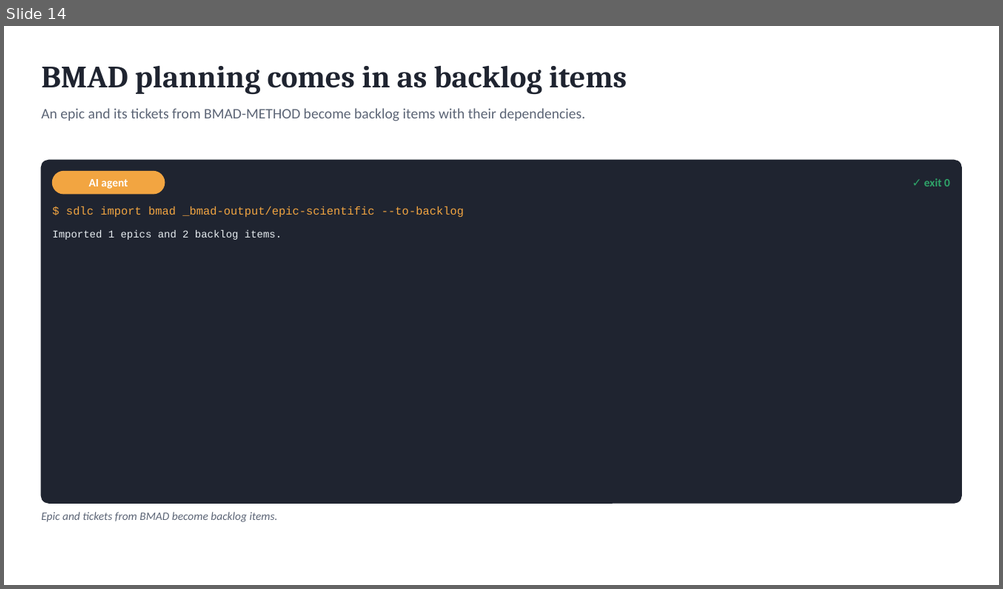
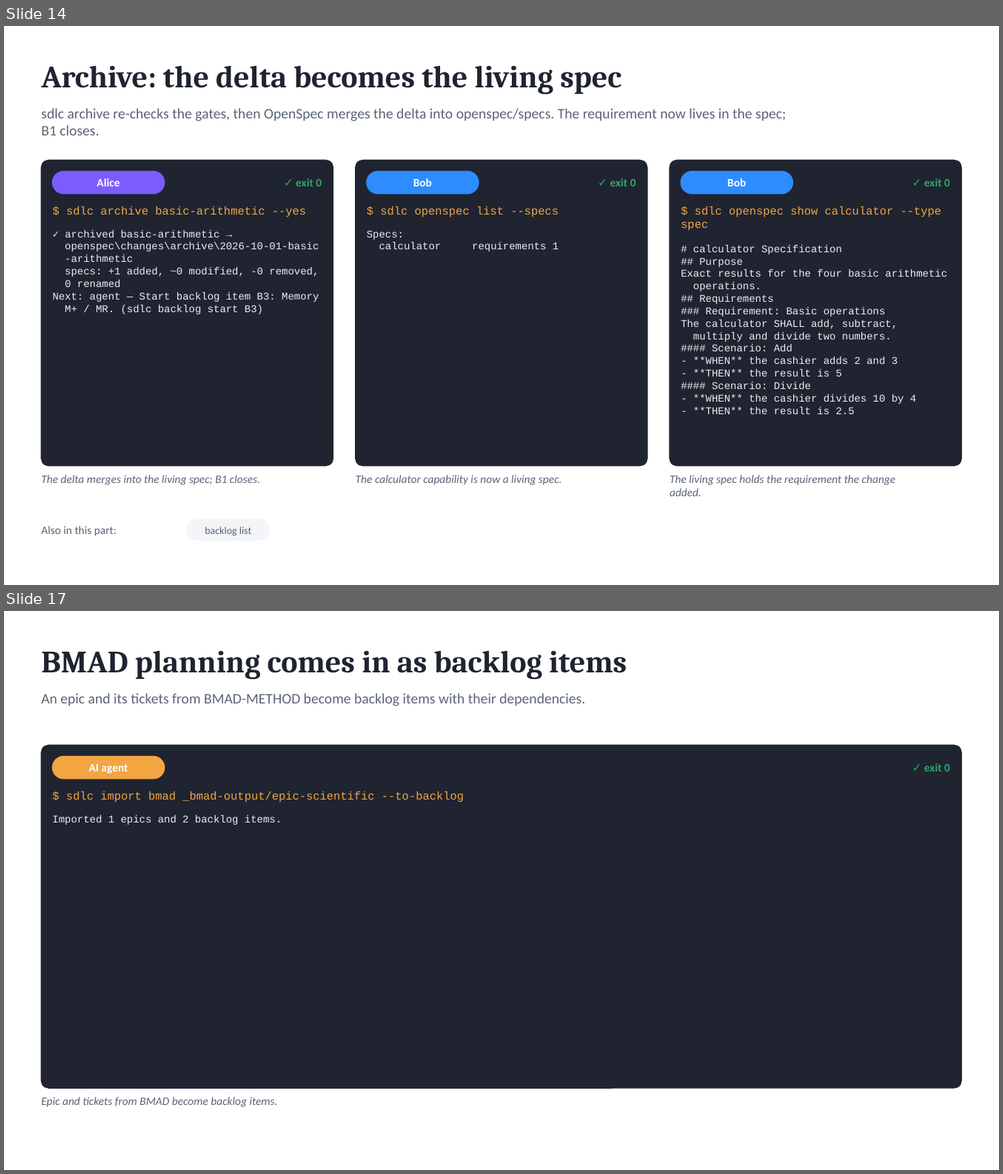
Before and after one commit to marin-ai-tech/sdlc, a slide deck: docs/demo/scdl-calculator-demo.en.pptx. Shown one above the other, each under a label of ours: slide 14 before the commit, slides 14 and 17 after it; the slides between them are not shown. The pictures are 1003x589 and 1003x1174 pixels, drawn with LibreOffice and Linux fonts; fonts in the diff are those of the drawing. Boxes give left, top, right and bottom in pixels: in the first picture for what was removed or moved away, otherwise in the second. Text is boxed around its words. In the diff, an @@ line names an element or a change of style, - is before the commit and + after.

```diff
--- a/docs/demo/scdl-calculator-demo.en.pptx
+++ b/docs/demo/scdl-calculator-demo.en.pptx
@@ slide 14 added at bbox=[4, 26, 999, 585], background #FFFFFF @@
@@ text added at bbox=[41, 65, 621, 95], 30 pt, text #1F2430, bold @@
+Archive: the delta becomes the living spec
@@ text added at bbox=[41, 108, 785, 136], 14 pt, text #5B6475 @@
+sdlc archive re-checks the gates, then OpenSpec merges the delta into openspec/specs. The requirement now lives in the spec;
+B1 closes.
@@ rounded rectangle added at bbox=[41, 160, 333, 466], fill #1F2430, outline #1F2430 1 pt @@
@@ rounded rectangle added at bbox=[53, 172, 165, 194], fill #7C5CFF, outline #7C5CFF 1 pt @@
@@ text added at bbox=[96, 178, 119, 187], 11 pt, text #FFFFFF, bold @@
+Alice
@@ text added at bbox=[296, 178, 321, 187], 11 pt, text #2FA66A, bold @@
+✓ exit 0
@@ rounded rectangle added at bbox=[356, 160, 647, 466], fill #1F2430, outline #1F2430 1 pt @@
@@ rounded rectangle added at bbox=[367, 172, 478, 194], fill #2D8CFF, outline #2D8CFF 1 pt @@
@@ text added at bbox=[413, 178, 432, 187], 11 pt, text #FFFFFF, bold @@
+Bob
@@ text added at bbox=[610, 178, 636, 187], 11 pt, text #2FA66A, bold @@
+✓ exit 0
@@ rounded rectangle added at bbox=[669, 160, 962, 466], fill #1F2430, outline #1F2430 1 pt @@
@@ rounded rectangle added at bbox=[680, 172, 793, 194], fill #2D8CFF, outline #2D8CFF 1 pt @@
@@ text added at bbox=[727, 178, 745, 187], 11 pt, text #FFFFFF, bold @@
+Bob
@@ text added at bbox=[924, 178, 950, 187], 11 pt, text #2FA66A, bold @@
+✓ exit 0
@@ text added at bbox=[66, 207, 306, 217], 11 pt, text #F2A541 @@
+$ sdlc archive basic-arithmetic --yes
@@ text added at bbox=[380, 207, 558, 217], 11 pt, text #F2A541 @@
+$ sdlc openspec list --specs
@@ text added at bbox=[680, 207, 942, 230], 11 pt, text #F2A541 @@
+$ sdlc openspec show calculator --type
+spec
@@ text added at bbox=[53, 230, 318, 315], 10 pt, text #E8EEF2 @@
+✓ archived basic-arithmetic →
+openspec\changes\archive\2026-10-01-basic
+-arithmetic
+specs: +1 added, ~0 modified, -0 removed,
+0 renamed
+Next: agent — Start backlog item B3: Memory
+M+ / MR. (sdlc backlog start B3)
@@ text added at bbox=[367, 230, 558, 252], 10 pt, text #E8EEF2 @@
+Specs:
+calculator requirements 1
@@ text added at bbox=[680, 245, 947, 414], 10 pt, text #E8EEF2 @@
+# calculator Specification
+## Purpose
+Exact results for the four basic arithmetic
+operations.
+## Requirements
+### Requirement: Basic operations
+The calculator SHALL add, subtract,
+multiply and divide two numbers.
+#### Scenario: Add
+- **WHEN** the cashier adds 2 and 3
+- **THEN** the result is 5
+#### Scenario: Divide
+- **WHEN** the cashier divides 10 by 4
+- **THEN** the result is 2.5
@@ text added at bbox=[41, 475, 260, 486], 11 pt, text #5B6475, italic @@
+The delta merges into the living spec; B1 closes.
@@ text added at bbox=[356, 475, 562, 486], 11 pt, text #5B6475, italic @@
+The calculator capability is now a living spec.
@@ text added at bbox=[669, 475, 895, 497], 11 pt, text #5B6475, italic @@
+The living spec holds the requirement the change
+added.
@@ text added at bbox=[41, 526, 116, 537], 11 pt, text #5B6475 @@
+Also in this part:
@@ rounded rectangle added at bbox=[187, 520, 270, 541], fill #F3F5F8, outline #F3F5F8 1 pt @@
@@ text added at bbox=[205, 527, 251, 537], 10 pt, text #5B6475 @@
+backlog list
@@ what was slide 14 is now slide 17 @@
```
Also in this commit, not shown: 11 slides changed, 2 other slides added, 37 other files.
